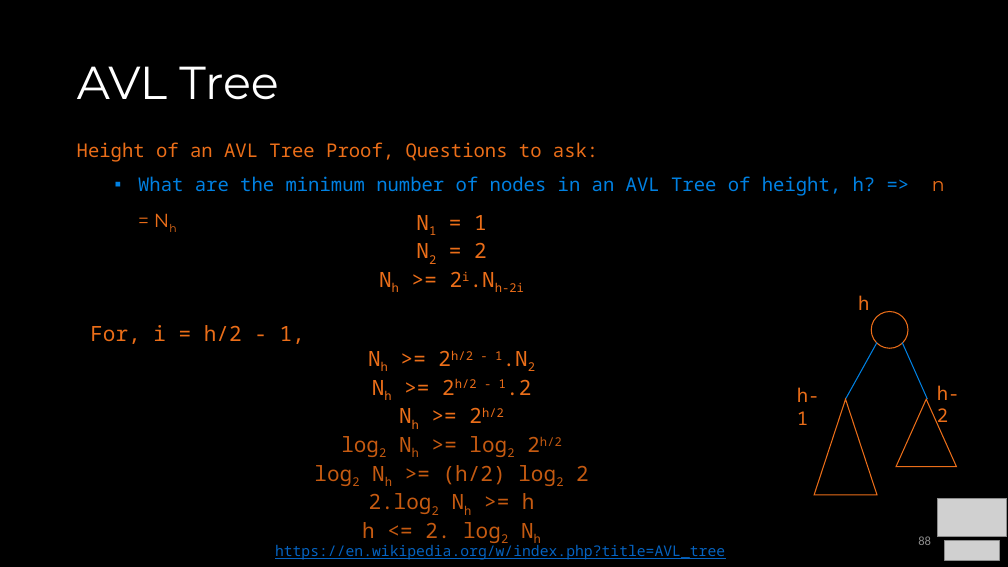
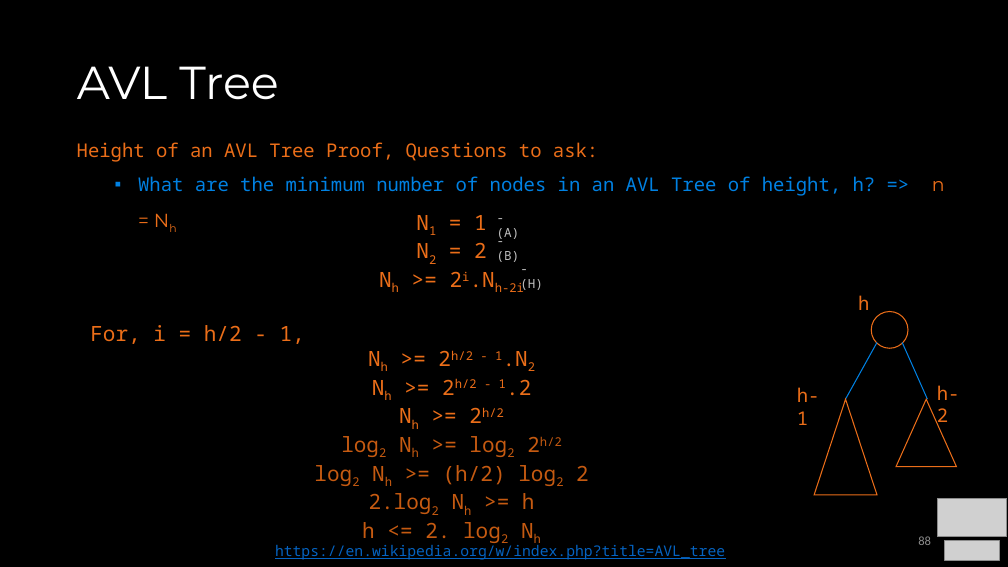
Before and after one commit to COP3530/Instructional-Content, a slide deck: slide 88 of Slides/Slides-PPT/4 - Balanced Trees.pptx. Drawn at 1008x567 pixels with LibreOffice and Linux fonts; fonts in the diff are those of the drawing; grey boxes stand for pictures. Boxes give left, top, right and bottom in pixels: in the first picture for what was removed or moved away, otherwise in the second. Text is boxed around its words. In the diff, an @@ line names an element or a change of style, - is before the commit and + after.

```diff
--- a/Slides/Slides-PPT/4 - Balanced Trees.pptx
+++ b/Slides/Slides-PPT/4 - Balanced Trees.pptx
@@ text added at (497,228,520,239), 12 pt, text #BFBFBF @@
+- (A)
@@ text added at (497,251,520,262), 12 pt, text #BFBFBF @@
+- (B)
@@ text added at (495,281,524,292), 12 pt, text #BFBFBF @@
+- (H)
```
Also in this commit, not shown: 18 other slides changed, 1 slide removed, 1 other file.
